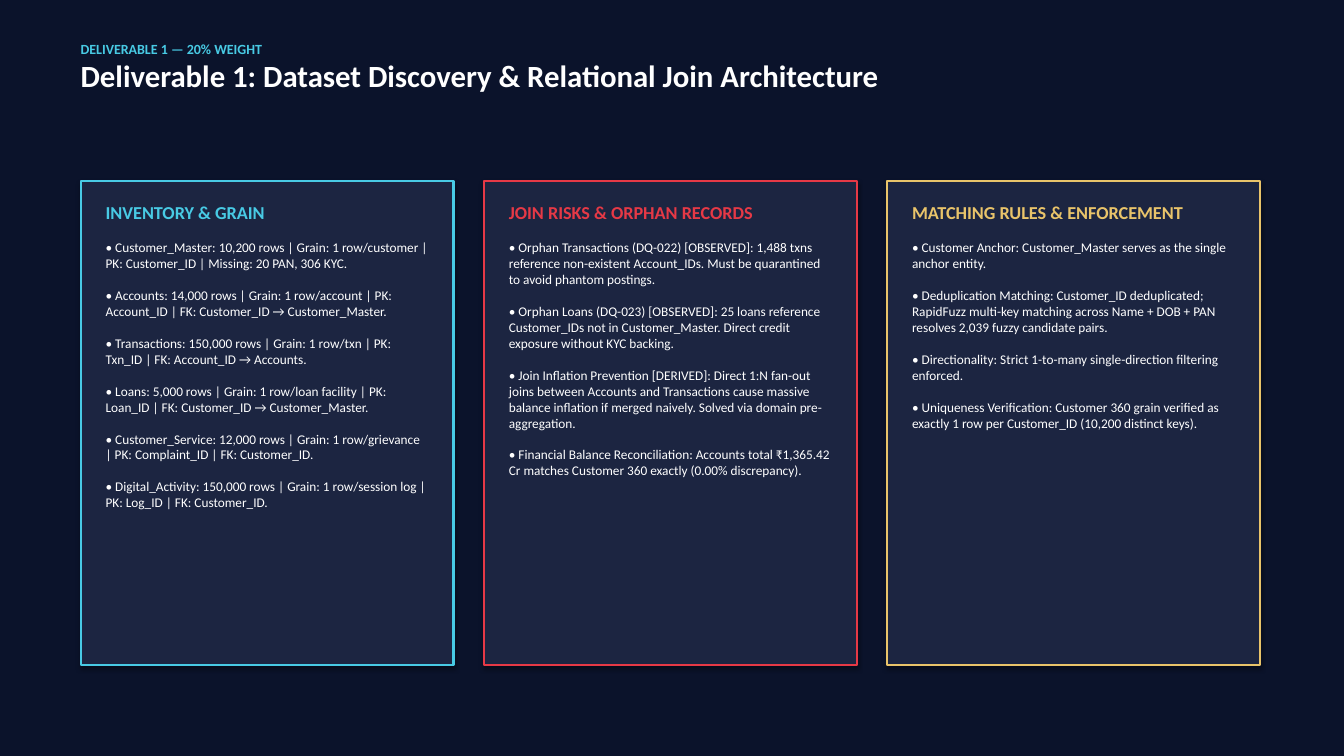
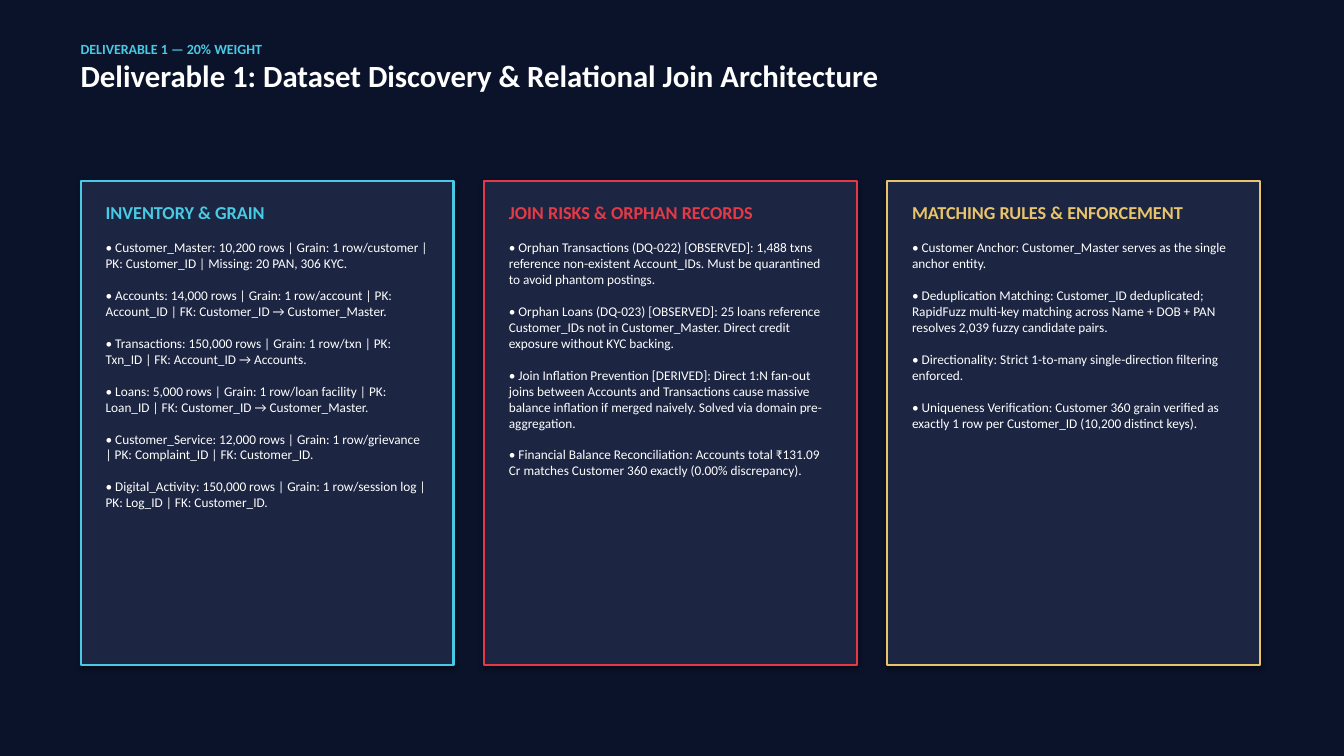
Before and after one commit to Harshul14/Wells-Fargo, a slide deck: slide 3 of output/Apex_Retail_Bank_Executive_Presentation.pptx. Drawn at 1344x756 pixels with LibreOffice and Linux fonts; fonts in the diff are those of the drawing. Boxes give left, top, right and bottom in pixels: in the first picture for what was removed or moved away, otherwise in the second. Text is boxed around its words. In the diff, an @@ line names an element or a change of style, - is before the commit and + after.

Commit message:
fix: reconcile final deliverables and presentation deck to ground-truth figures
- Synchronize PowerPoint decks (14 slides) to verified deposit liabilities (₹131.09 Cr) and churn balance at risk (₹67.33 Cr / 51.37%)
- Update segment at-risk distribution (Wealth: ₹39.73 Cr, Privileged: ₹19.67 Cr, Mass Retail: ₹7.94 Cr)
- Reconcile frontline archetypes (A-F) and top 5 branch hubs (BR004, BR001, BR023, BR014, BR012)
- Update auditor.py and checklist_builder.py to reflect exact ground truth and regenerate audit workbooks
- Synchronize narrative figures across docs (06, 07, 09, 10, FINAL_README, powerbi/README)

```diff
--- a/output/Apex_Retail_Bank_Executive_Presentation.pptx
+++ b/output/Apex_Retail_Bank_Executive_Presentation.pptx
@@ text at <box>509,449,820,477</box>: text changed @@
-• Financial Balance Reconciliation: Accounts total ₹1,365.42 Cr matches Customer 360 exactly (0.00% discrepancy).
+• Financial Balance Reconciliation: Accounts total ₹131.09 Cr matches Customer 360 exactly (0.00% discrepancy).
```
Also in this commit, not shown: 5 other slides changed, 15 other files.
